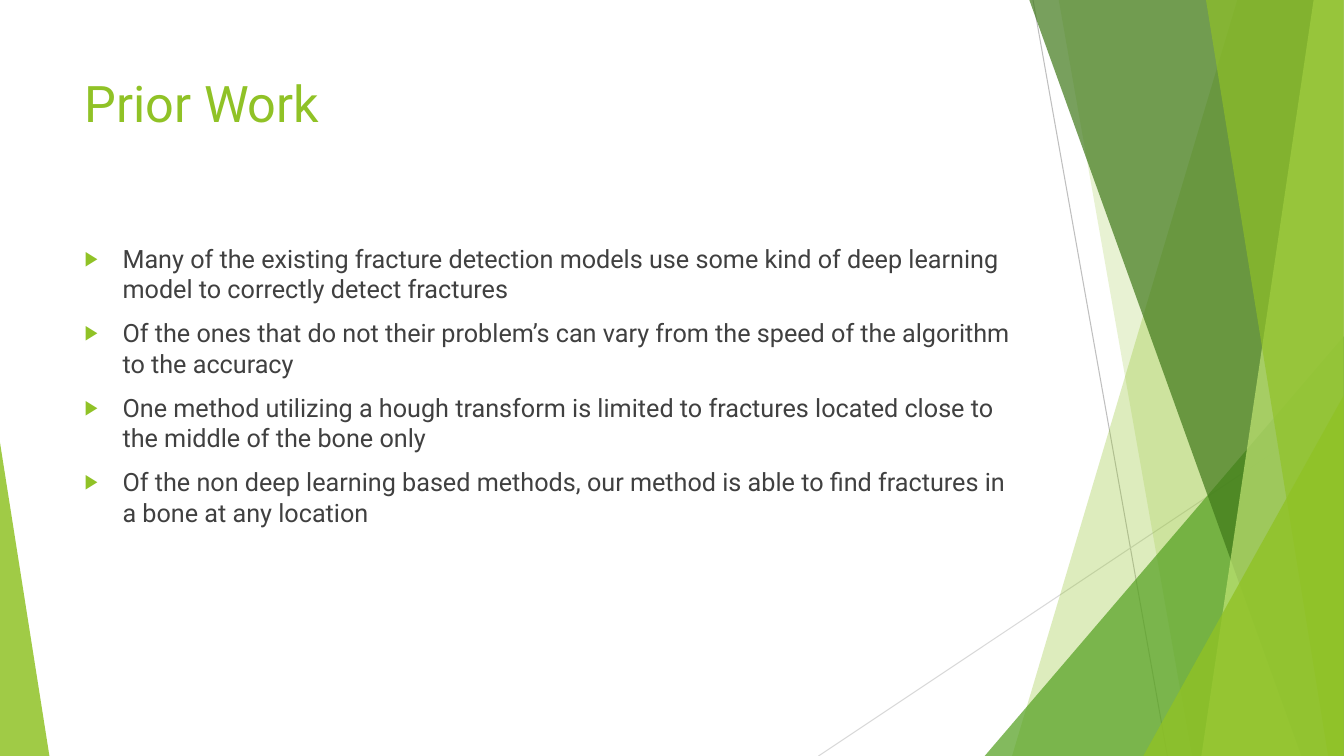
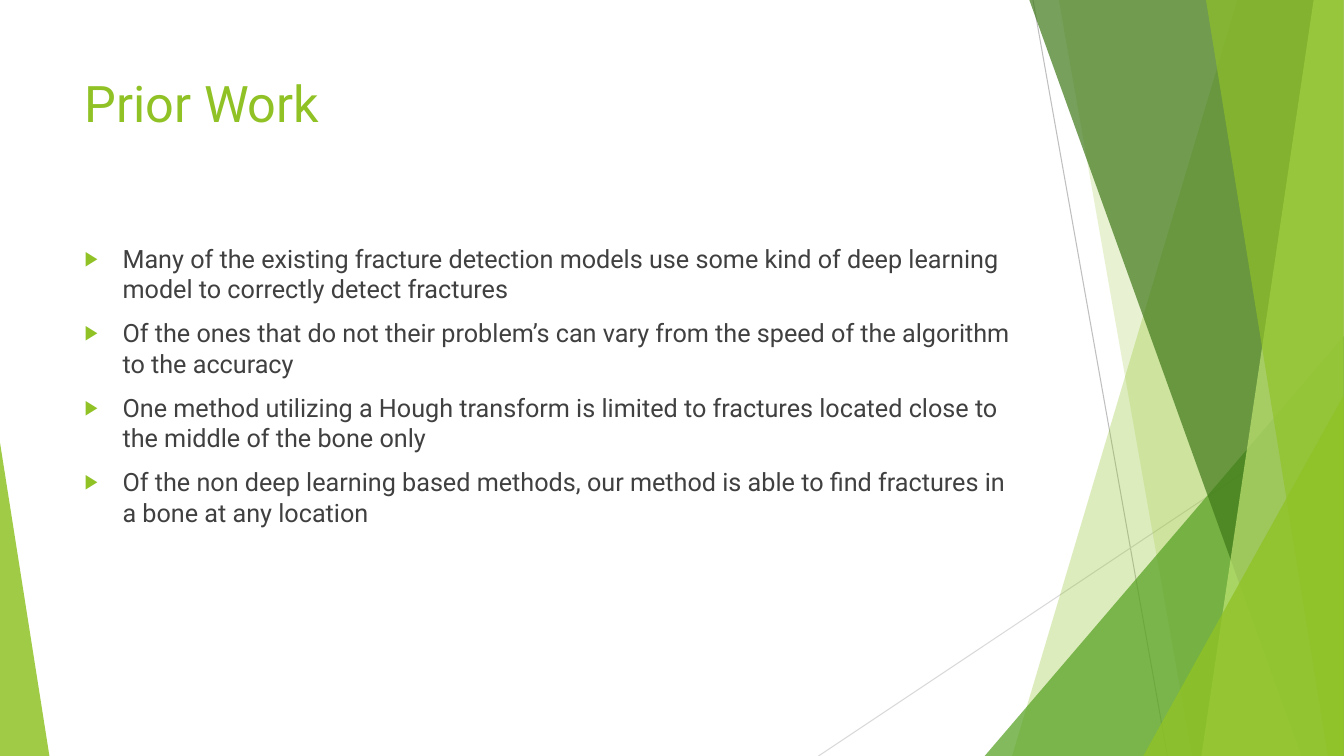
Before and after one commit to karsius/Broken-Bone-Detector, a slide deck: slide 3 of Fracture Detection Presentation.pptx. Drawn at 1344x756 pixels with LibreOffice and Linux fonts; fonts in the diff are those of the drawing. Boxes give left, top, right and bottom in pixels: in the first picture for what was removed or moved away, otherwise in the second. Text is boxed around its words. In the diff, an @@ line names an element or a change of style, - is before the commit and + after.

```diff
--- a/Fracture Detection Presentation.pptx
+++ b/Fracture Detection Presentation.pptx
@@ text at (123,398,997,453): text changed @@
-▶ One method utilizing a hough transform is limited to fractures located close to the middle of the bone only
+▶ One method utilizing a Hough transform is limited to fractures located close to the middle of the bone only
```
Also in this commit, not shown: 5 other slides changed.
